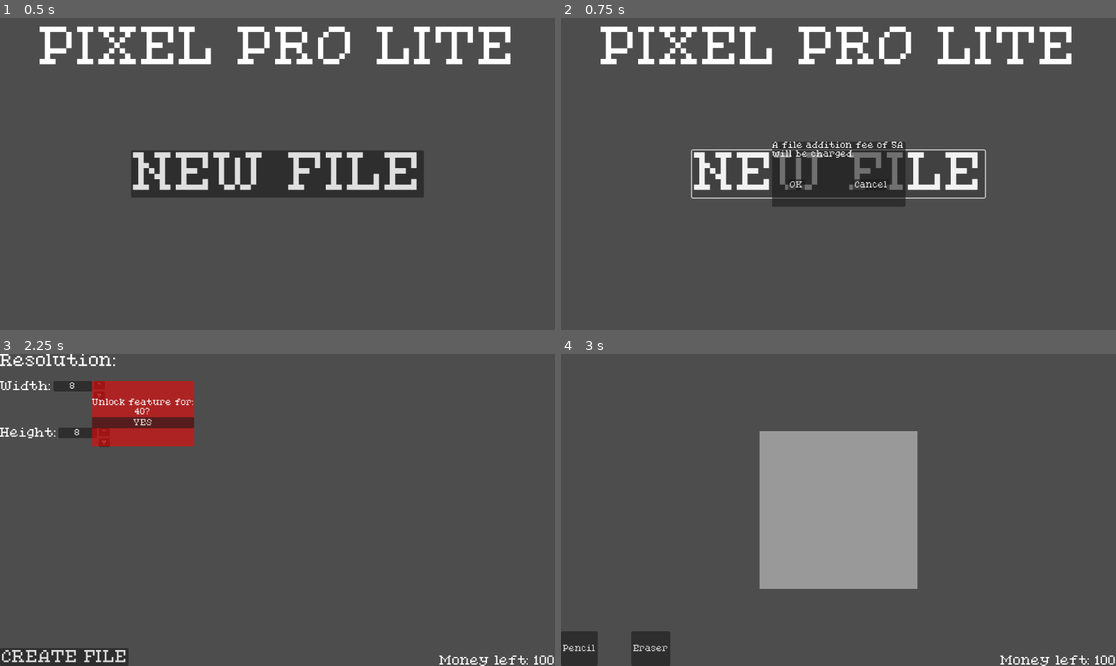
Above: before the commit, frames 1-4 (two rows, left to right).
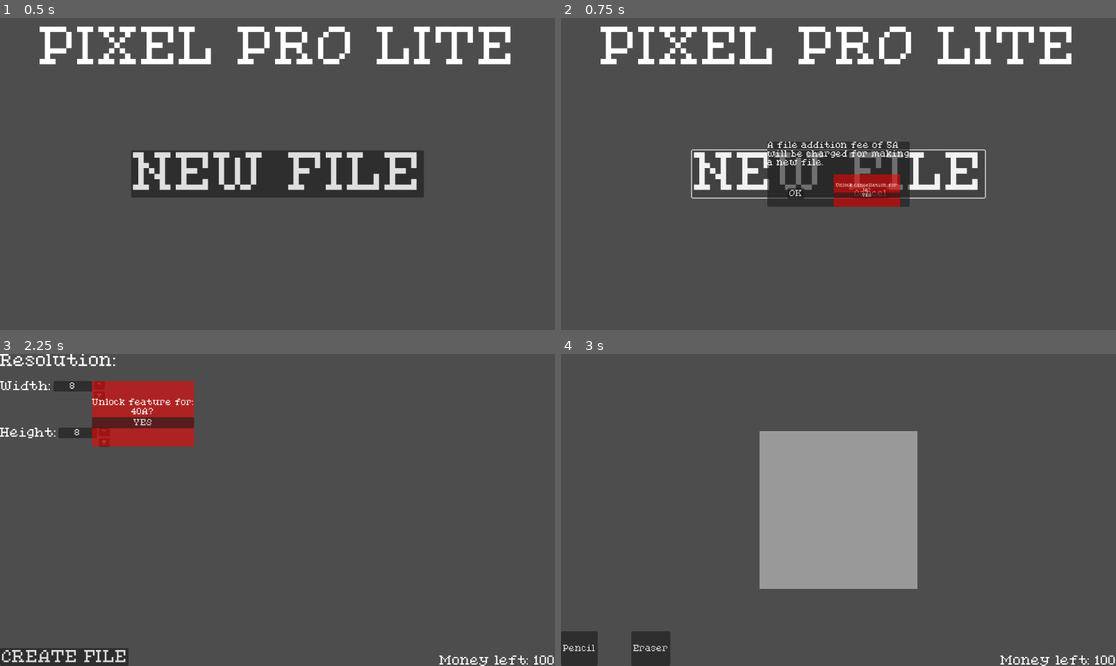
Above: after the commit, the same moments.

Repository: CodeOS99/PixelProLite
Game: Godot game, scene res://scenes/main_menu.tscn
Two runs of this game, one before a commit and one after it. Both use one fixed random seed, a clock stepped at 60 frames per second and the inputs below.
Inputs:
- Up to frame 1 (0.5 s): no input
- Up to frame 2 (0.75 s): click "NEW FILE" at 0.5 s
- Up to frame 3 (2.25 s): click "NEW FILE" at 1.25 s; click "OK" at 2 s
- Up to frame 4 (3 s): click "CREATE FILE" at 2.75 s

Frame 1 is identical in both runs. In frame 2, 2.2% of the frame differs, in the area x 37-63%, y 39-61%; in frame 3, less than 0.1%; in frame 4, nothing differs.

Commit message:
Integrated the popup node to all purchases necessary

Diff:
--- a/scenes/main_draw_area.tscn
+++ b/scenes/main_draw_area.tscn
@@ -1,9 +1,10 @@
-[gd_scene load_steps=5 format=3 uid="uid://crqjrd446jcyy"]
+[gd_scene load_steps=6 format=3 uid="uid://crqjrd446jcyy"]
 
 [ext_resource type="PackedScene" uid="uid://c3auimvay4uhp" path="res://scenes/money_label.tscn" id="1_da0tx"]
 [ext_resource type="Script" path="res://scripts/drawing.gd" id="1_fhym6"]
 [ext_resource type="Script" path="res://scripts/pencil_button.gd" id="2_27bku"]
 [ext_resource type="Script" path="res://scripts/eraser_button.gd" id="3_73k8m"]
+[ext_resource type="PackedScene" uid="uid://cyc3fr8p5vf5" path="res://scenes/popup.tscn" id="5_ulgoo"]
 
 [node name="MainDrawArea" type="Control"]
 layout_mode = 3
@@ -73,5 +74,23 @@
 text = "Eraser"
 script = ExtResource("3_73k8m")
 
+[node name="Popup" parent="HBoxContainer/EraserButton" instance=ExtResource("5_ulgoo")]
+visible = false
+layout_mode = 1
+anchors_preset = 8
+anchor_top = 0.5
+anchor_bottom = 0.5
+offset_top = -67.5
+offset_bottom = 67.5
+grow_vertical = 2
+
+[node name="Label" parent="HBoxContainer/EraserButton/Popup/VBoxContainer" index="0"]
+text = "To purchase the eraser DLC,
+please pay an additional 10A"
+
 [connection signal="pressed" from="HBoxContainer/PencilButton" to="HBoxContainer/PencilButton" method="_on_pressed"]
 [connection signal="pressed" from="HBoxContainer/EraserButton" to="HBoxContainer/EraserButton" method="_on_pressed"]
+[connection signal="cancel_pressed" from="HBoxContainer/EraserButton/Popup" to="HBoxContainer/EraserButton" method="_on_popup_cancel_pressed"]
+[connection signal="ok_pressed" from="HBoxContainer/EraserButton/Popup" to="HBoxContainer/EraserButton" method="_on_popup_ok_pressed"]
+
+[editable path="HBoxContainer/EraserButton/Popup"]
--- a/scenes/main_menu.tscn
+++ b/scenes/main_menu.tscn
@@ -53,6 +53,13 @@
 offset_bottom = 67.5
 grow_vertical = 2
 
+[node name="Label" parent="NewFileFeeConfirmation/VBoxContainer" index="0"]
+text = "A file addition fee of 5A
+will be charged for making
+a new file."
+
 [connection signal="pressed" from="NewFileButton" to="NewFileButton" method="_on_pressed"]
 [connection signal="cancel_pressed" from="NewFileFeeConfirmation" to="." method="_on_new_file_fee_confirmation_cancel_pressed"]
 [connection signal="ok_pressed" from="NewFileFeeConfirmation" to="." method="_on_new_file_fee_confirmation_ok_pressed"]
+
+[editable path="NewFileFeeConfirmation"]
--- a/scenes/popup.tscn
+++ b/scenes/popup.tscn
@@ -1,6 +1,7 @@
-[gd_scene load_steps=2 format=3 uid="uid://cyc3fr8p5vf5"]
+[gd_scene load_steps=3 format=3 uid="uid://cyc3fr8p5vf5"]
 
 [ext_resource type="Script" path="res://scripts/Popup.gd" id="1_60ors"]
+[ext_resource type="PackedScene" uid="uid://blonb44a54jmh" path="res://scenes/pay_wall.tscn" id="2_xn3ny"]
 
 [node name="Popup" type="PanelContainer"]
 anchors_preset = 7
@@ -41,7 +42,24 @@
 text = "Cancel
 "
 
+[node name="PopupPaywall" parent="VBoxContainer/HBoxContainer/CancelButton" instance=ExtResource("2_xn3ny")]
+layout_mode = 2
+offset_left = -39.5
+offset_top = -28.0
+offset_right = 237.5
+offset_bottom = 107.0
+scale = Vector2(0.5, 0.5)
+cost_to_remove = 1
+
+[node name="DescLabel" parent="VBoxContainer/HBoxContainer/CancelButton/PopupPaywall/VBoxContainer" index="0"]
+text = "Unlock cancellation for:"
+
+[node name="CostLabel" parent="VBoxContainer/HBoxContainer/CancelButton/PopupPaywall/VBoxContainer" index="1"]
+text = "1A?"
+
 [connection signal="mouse_entered" from="." to="." method="_on_mouse_entered"]
 [connection signal="mouse_exited" from="." to="." method="_on_mouse_exited"]
 [connection signal="pressed" from="VBoxContainer/HBoxContainer/OkButton" to="." method="_on_ok_button_pressed"]
 [connection signal="pressed" from="VBoxContainer/HBoxContainer/CancelButton" to="." method="_on_cancel_button_pressed"]
+
+[editable path="VBoxContainer/HBoxContainer/CancelButton/PopupPaywall"]
--- a/scripts/eraser_button.gd
+++ b/scripts/eraser_button.gd
@@ -1,7 +1,19 @@
 extends Button
 
 var bought := false
+var cost := 10
 
 func _on_pressed() -> void:
 	if bought:
 		Globals.drawing_mode = "ERASER"
+		return
+	$Popup.visible = true
+
+func _on_popup_ok_pressed() -> void:
+	if Globals.money >= cost:
+		Globals.money -= cost
+		bought = true
+		$Popup.queue_free()
+
+func _on_popup_cancel_pressed() -> void:
+	$Popup.visible = false
--- a/scripts/pay_wall.gd
+++ b/scripts/pay_wall.gd
@@ -4,7 +4,7 @@
 @export var cost_to_remove := 40
 
 func _ready() -> void:
-	$VBoxContainer/CostLabel.text = str(cost_to_remove) + "?"
+	$VBoxContainer/CostLabel.text = str(cost_to_remove) + "A"+ "?"
 
 func _on_buy_button_pressed() -> void:
 	if Globals.money >= cost_to_remove:
